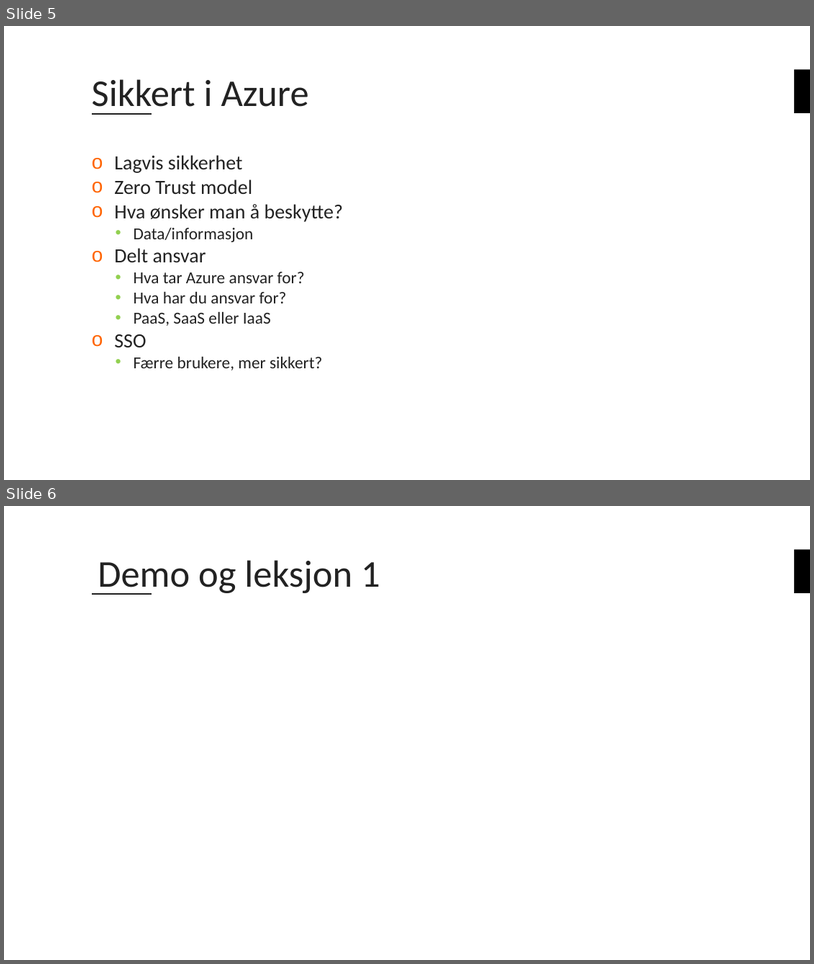
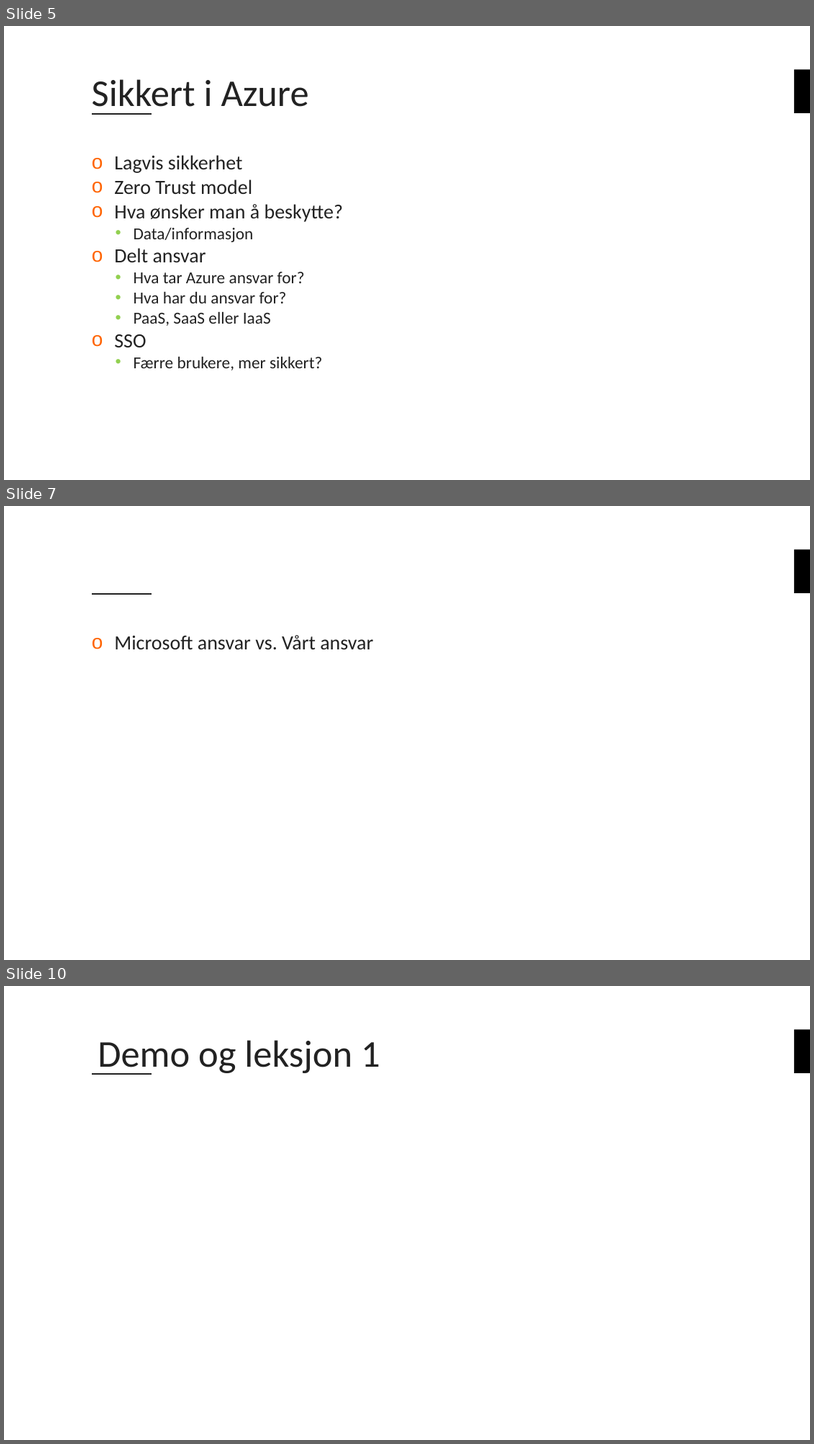
Before and after one commit to bouvet/azure-workshops, a slide deck: Workshop_3/Presentasjon/Azureskolen-Workshop#3.pptx. Shown one above the other, each under a label of ours: slides 5 and 6 before the commit, slides 5, 7 and 10 after it; the slides between them are not shown. The pictures are 814x964 and 814x1444 pixels, drawn with LibreOffice and Linux fonts; fonts in the diff are those of the drawing; background and template pictures are left out. Boxes give left, top, right and bottom in pixels: in the first picture for what was removed or moved away, otherwise in the second. Text is boxed around its words. In the diff, an @@ line names an element or a change of style, - is before the commit and + after.

```diff
--- a/Workshop_3/Presentasjon/Azureskolen-Workshop#3.pptx
+++ b/Workshop_3/Presentasjon/Azureskolen-Workshop#3.pptx
@@ slide 7 added at [4, 506, 810, 960], background #FFFFFF; not listed: 2 template elements that a slide beside it also shows @@
@@ text added at [114, 635, 373, 650], 24 pt, text #222222 @@
+o Microsoft ansvar vs. Vårt ansvar
@@ what was slide 6 is now slide 10 @@
```
Also in this commit, not shown: 2 slides changed, 4 other slides added.
